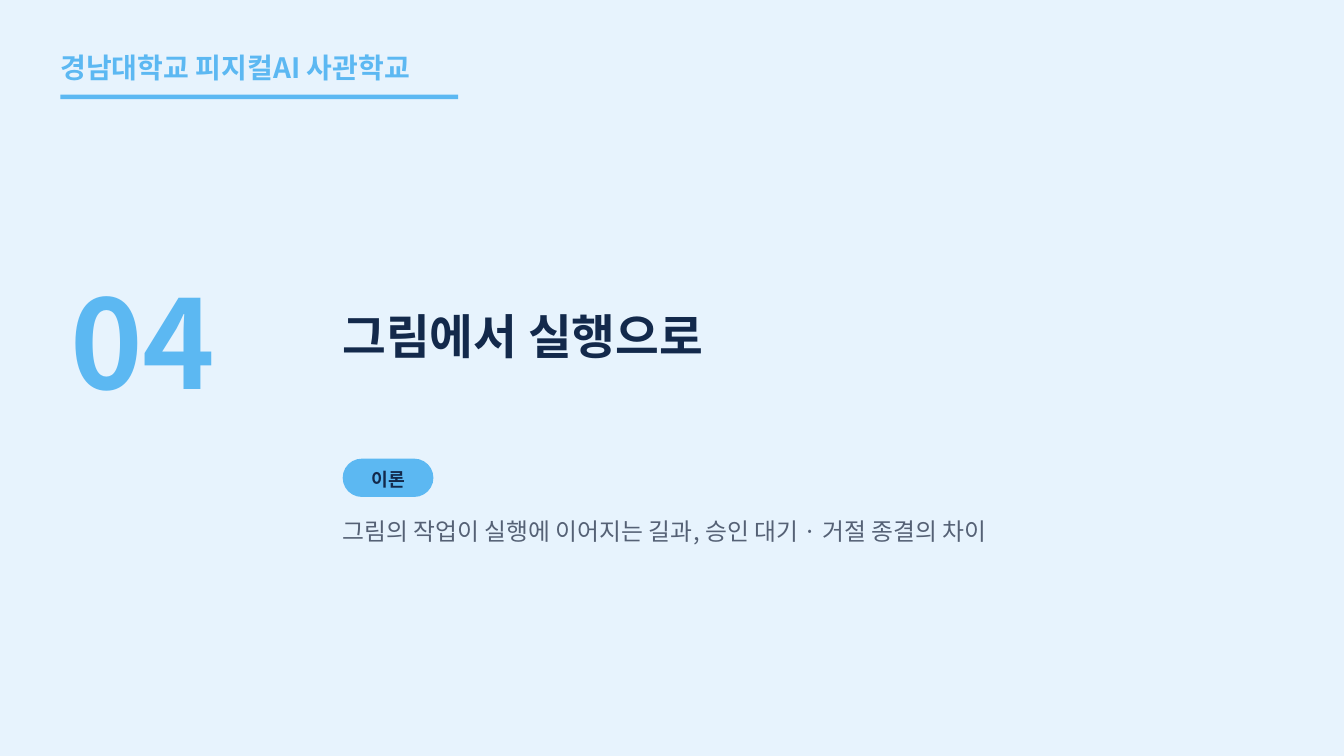
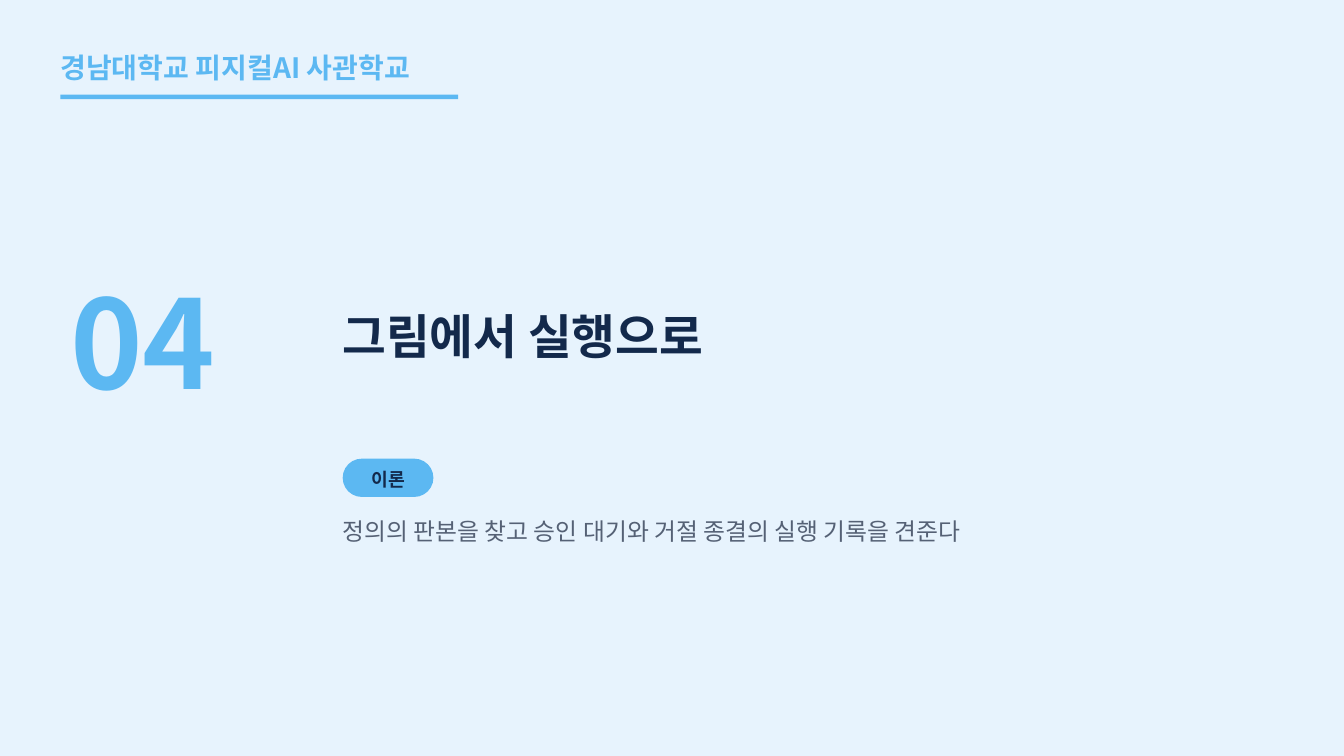
Before and after one commit to uengine-oss/hyd-iot-edu, a slide deck: slide 24 of workspace/강의제작/산출물/통합반/이론_오프라인/08회차/통합반_오프라인_08회차.pptx. Drawn at 1344x756 pixels with LibreOffice and Linux fonts; fonts in the diff are those of the drawing. Boxes give left, top, right and bottom in pixels: in the first picture for what was removed or moved away, otherwise in the second. Text is boxed around its words. In the diff, an @@ line names an element or a change of style, - is before the commit and + after.

Commit message:
통합반 현장 8회차 24~32장 실행 연결과 감사 기록의 화면·노트를 검토하고 현장 전용 네 장을 확정

```diff
--- a/workspace/강의제작/산출물/통합반/이론_오프라인/08회차/통합반_오프라인_08회차.pptx
+++ b/workspace/강의제작/산출물/통합반/이론_오프라인/08회차/통합반_오프라인_08회차.pptx
@@ text at (343, 520, 961, 542): text changed @@
-그림의 작업이 실행에 이어지는 길과, 승인 대기 · 거절 종결의 차이
+정의의 판본을 찾고 승인 대기와 거절 종결의 실행 기록을 견준다
```
Also in this commit, not shown: 9 other slides changed, 2 slides added, 7 other files.
